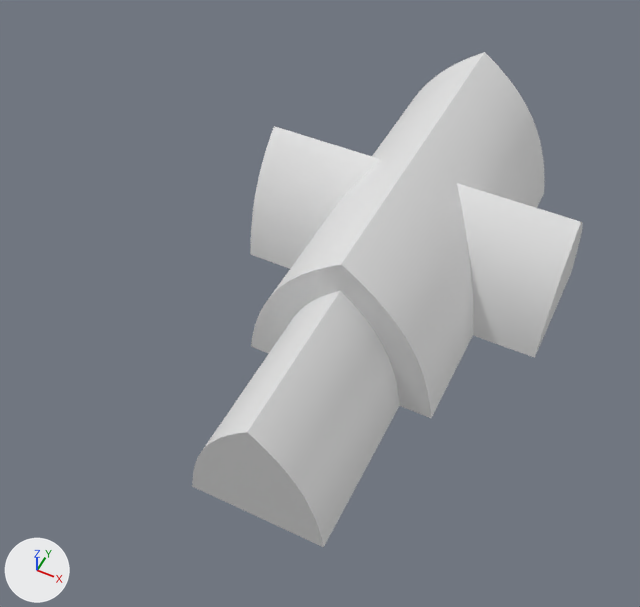
Renders of the Blender file house/house.blend from each side of a commit.
Camera for both pictures: a camera (50 mm lens) standing at (6.7, -14.6, 21.4) and looking at (-1.8, 2.5, 0.1). The lights are fixed; the arrows at lower left show +X, +Y and +Z. The same objects are shown in both versions, whatever each file hides.

Names of what the first picture shows: 'BezierCurve.001', 'BezierCurve.003', 'BezierCurve.004', 'BezierCurve.005'.
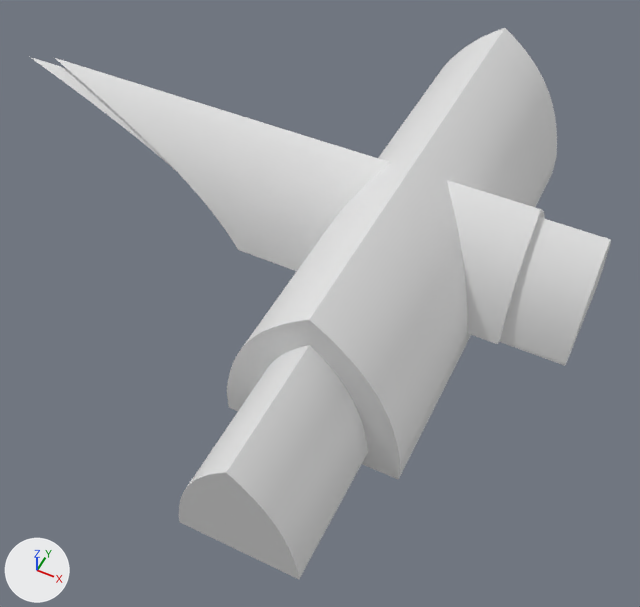
Patch to the scene script:
```diff
--- a/house/house.blend.py
+++ b/house/house.blend.py
@@ me_cubeziercurve_000 @@
 # used by ob_beziercurve_001; location = (0.0, 5.5, 0.0); rotation_euler = (1.571, 0.0, 1.571), in degrees (90, 0, 90); scale = (0.667, 0.8, 1.0)
-me_cubeziercurve_000.from_pydata(...)  # 770 vertices, 387 faces; spans x -3.0..3.0, y 0.0..5.0, z 0.0..5.0
+me_cubeziercurve_000.from_pydata(...)  # 1064 vertices, 533 faces; spans x -3.0..3.0, y -0.13..5.0, z 1.22..5.0
+# me_cubeziercurve_000 part 1: 37 vertices moved from x -3.0..3.0, y 0.0..5.0, z 0.0..5.0 to x -3.0..3.0, y -0.13..5.0, z 1.22..5.0; 350 vertices removed from x -3.0..3.0, y 0.0..4.61, z 0.0; 644 vertices added at x -3.0..3.0, y -0.13..4.97, z 1.25..3.0
@@ me_cubeziercurve_001 @@
 me_cubeziercurve_001.from_pydata(...)  # 770 vertices, 387 faces; spans x -3.0..3.0, y 0.0..5.0, z -11.0..0.0
 # used by ob_beziercurve_003; location = (0.0, 0.0, 0.0); rotation_euler = (1.571, 0.0, 0.0), in degrees (90, 0, 0)
 # verts and faces of me_cubeziercurve_001; kept vertices keep their numbers, new ones are numbered from 770
+# me_cubeziercurve_001 part 2
+delete_faces([(0, 385, 578, 193)])
+for new, old in zip([*range(770, 774)], [0, 193, 385, 578]): verts[new] = verts[old] + (0.0, -0.89, 0.0)
+faces += [(0, 770, 771, 193), (770, 772, 773, 771), (385, 578, 773, 772), (0, 385, 772, 770), (193, 771, 773, 578)]
@@ me_cubeziercurve_003 @@
 me_cubeziercurve_003.from_pydata(...)  # 770 vertices, 387 faces; spans x -3.0..3.0, y 0.0..5.0, z 0.0..5.0
 # used by ob_beziercurve_004; location = (0.0, 0.0, 0.0); rotation_euler = (1.571, 0.0, 0.0), in degrees (90, 0, 0); scale = (0.667, 0.8, 1.0)
 # verts and faces of me_cubeziercurve_003; kept vertices keep their numbers, new ones are numbered from 770
+# me_cubeziercurve_003 part 3
+delete_faces([(0, 385, 578, 193)])
+for new, old in zip([*range(770, 774)], [0, 193, 385, 578]): verts[new] = verts[old] + (0.0, -0.21, 0.0)
+faces += [(0, 385, 772, 770), (770, 772, 773, 771), (193, 771, 773, 578), (0, 770, 771, 193), (385, 578, 773, 772)]
@@ me_cubeziercurve_004 @@
 # used by ob_beziercurve_005; location = (0.0, 5.5, 0.0); rotation_euler = (1.571, 0.0, 4.712), in degrees (90, 0, 270); scale = (0.667, 0.8, 1.0)
-me_cubeziercurve_004.from_pydata(...)  # 770 vertices, 387 faces; spans x -3.0..3.0, y 0.0..5.0, z 0.0..5.0
+me_cubeziercurve_004.from_pydata(...)  # 2102 vertices, 673 faces; spans x -3.0..3.0, y 0.0..5.0, z 1.22..5.0
+# me_cubeziercurve_004 part 4: 35 vertices moved from x -0.51..0.51, y 4.63..5.0, z 0.0 to x -0.51..0.51, y 4.63..5.0, z 1.22..1.49; 350 vertices removed from x -3.0..3.0, y 0.0..4.61, z 0.0; 1682 vertices added at x -3.0..3.0, y 0.0..4.97, z 1.25..5.0
@@ ob_beziercurve_001 @@
 ob_beziercurve_001 = bpy.data.objects.new('BezierCurve.001', me_cubeziercurve_000)
-ob_beziercurve_001.location = (0.0, 5.5, 0.0)
+ob_beziercurve_001.location = (-21.68, 5.5, 0.0)
 ob_beziercurve_001.rotation_euler = (1.571, 0.0, 1.571)  # degrees (90, 0, 90)
-ob_beziercurve_001.scale = (0.667, 0.8, 1.0)
+ob_beziercurve_001.scale = (0.6, 0.74, 5.52)
@@ ob_beziercurve_003 @@
 ob_beziercurve_003 = bpy.data.objects.new('BezierCurve.003', me_cubeziercurve_001)
-ob_beziercurve_003.location = (0.0, 0.0, 0.0)
+ob_beziercurve_003.location = (0.0, -1.81, 0.0)
 ob_beziercurve_003.rotation_euler = (1.571, 0.0, 0.0)  # degrees (90, 0, 0)
+ob_beziercurve_003.scale = (0.933, 0.94, 1.37)
@@ ob_beziercurve_004 @@
 ob_beziercurve_004 = bpy.data.objects.new('BezierCurve.004', me_cubeziercurve_003)
-ob_beziercurve_004.location = (0.0, 0.0, 0.0)
+ob_beziercurve_004.location = (0.0, 1.0, 0.0)
 ob_beziercurve_004.rotation_euler = (1.571, 0.0, 0.0)  # degrees (90, 0, 0)
-ob_beziercurve_004.scale = (0.667, 0.8, 1.0)
+ob_beziercurve_004.scale = (0.6, 0.74, 1.4)
@@ ob_beziercurve_005 @@
 ob_beziercurve_005 = bpy.data.objects.new('BezierCurve.005', me_cubeziercurve_004)
-ob_beziercurve_005.location = (0.0, 5.5, 0.0)
-ob_beziercurve_005.rotation_euler = (1.571, 0.0, 4.712)  # degrees (90, 0, 270)
-ob_beziercurve_005.scale = (0.667, 0.8, 1.0)
+ob_beziercurve_005.location = (-19.43, 5.5, 0.0)
+ob_beziercurve_005.rotation_euler = (1.571, 0.0, 1.571)  # degrees (90, 0, 90)
+ob_beziercurve_005.scale = (0.667, 0.8, 4.65)
```

Changed parts and their boxes (x1, y1, x2, y2) in the pictures (640 x 607 px):
'BezierCurve.003', reshaped, moved, rescaled (12% wider, 23% taller): before (251, 52, 545, 418); after (227, 28, 557, 480)
'BezierCurve.004', reshaped, moved, rescaled: before (192, 291, 400, 547); after (179, 345, 368, 579)
'BezierCurve.005', reshaped, moved, turned, rescaled: before (250, 126, 381, 269); after (55, 58, 545, 344)
'BezierCurve.001', reshaped, moved, rescaled: before (457, 183, 583, 358); after (30, 57, 611, 366)
part 2 of me_cubeziercurve_001, built on: after (227, 159, 556, 480)
part 3 of me_cubeziercurve_003, built on: after (179, 451, 368, 579)
